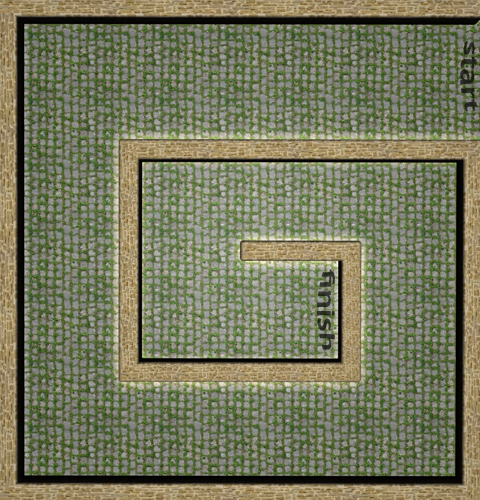
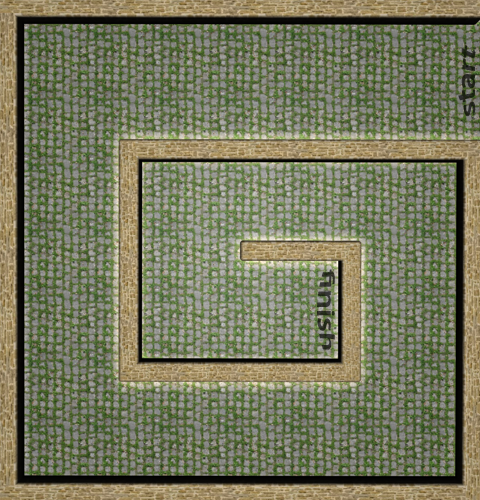
Revision of a layered w=480, h=500 image; what changed, layer by layer:
painted on "start" over (x1=458, y1=40, x2=477, y2=117)
